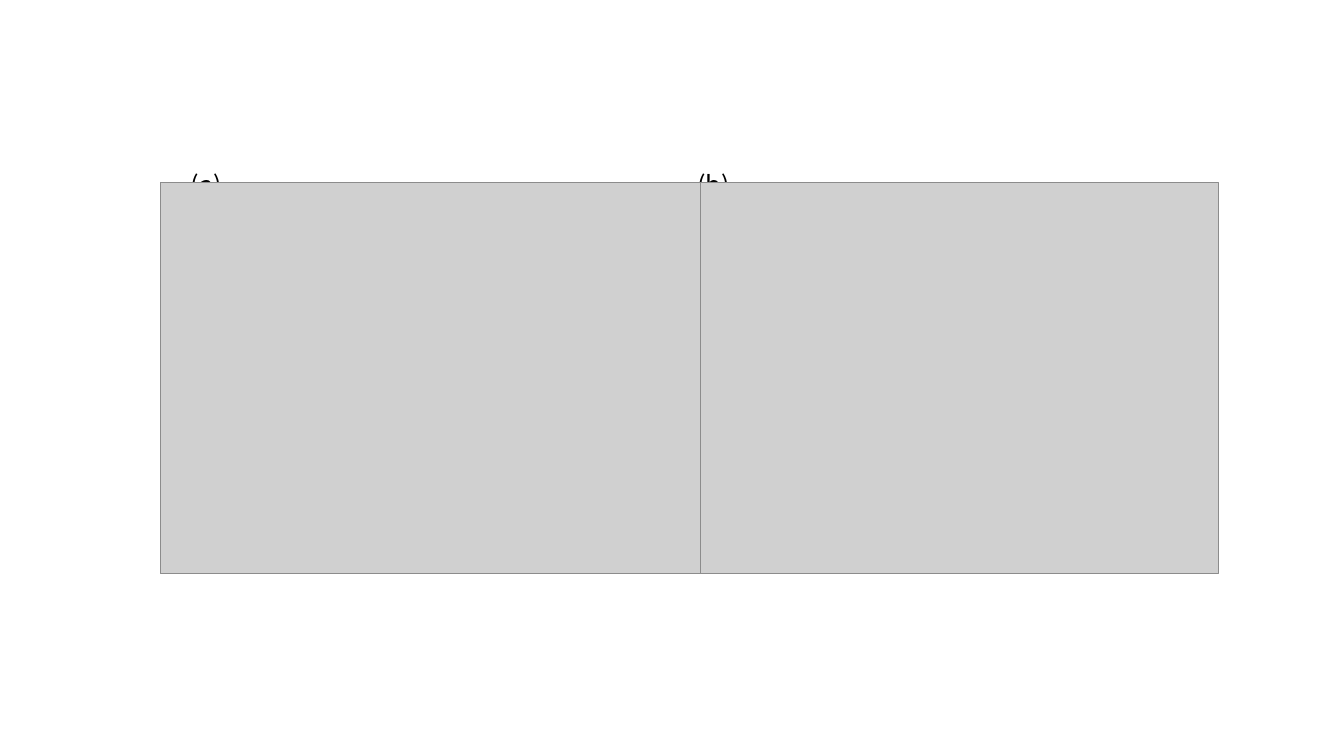
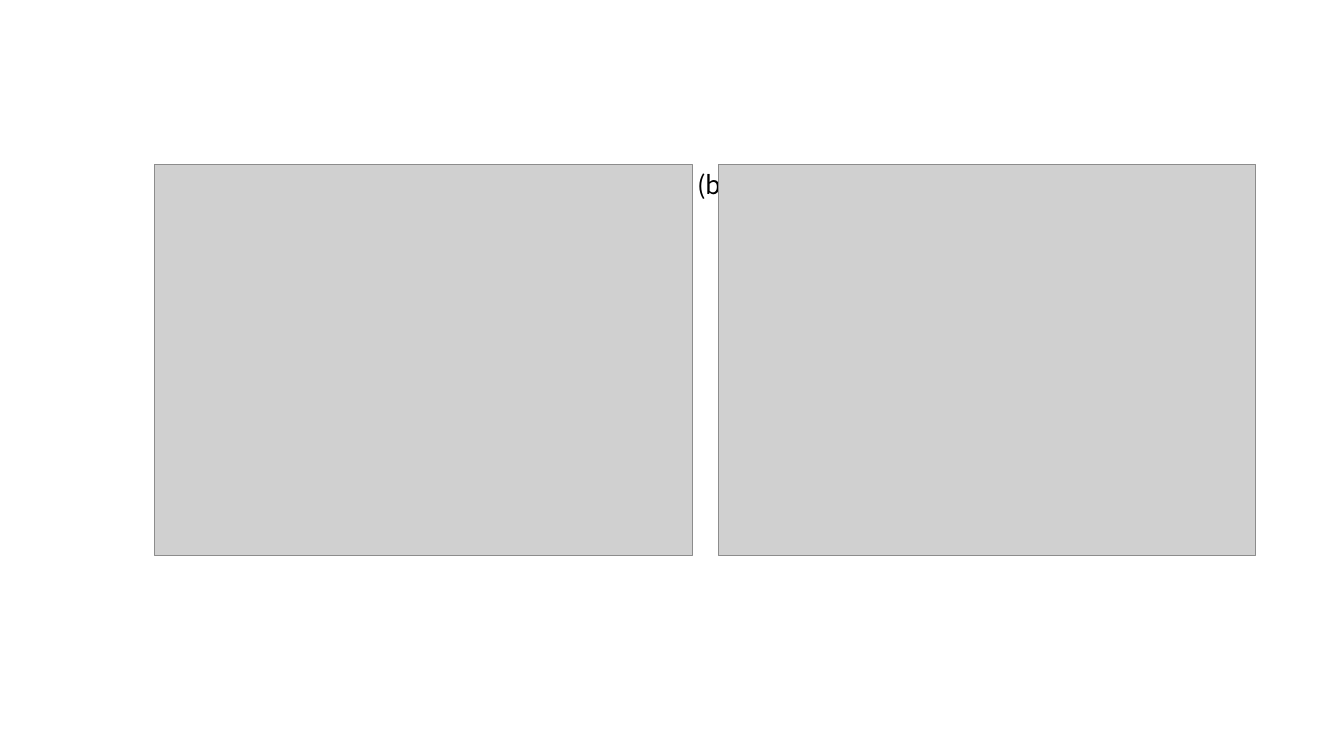
Before and after one commit to komatsubara/yakisaba, a slide deck: slide 1 of 修論/本文0105/figure/fig_3_1_10QW_broadcontact_Ith.pptx. Drawn at 1344x756 pixels with LibreOffice and Linux fonts; fonts in the diff are those of the drawing; grey boxes stand for pictures. Boxes give left, top, right and bottom in pixels: in the first picture for what was removed or moved away, otherwise in the second. Text is boxed around its words. In the diff, an @@ line names an element or a change of style, - is before the commit and + after.

```diff
--- a/修論/本文0105/figure/fig_3_1_10QW_broadcontact_Ith.pptx
+++ b/修論/本文0105/figure/fig_3_1_10QW_broadcontact_Ith.pptx
@@ picture moved from (x1=160, y1=182, x2=701, y2=574) to (x1=154, y1=164, x2=692, y2=556) @@
@@ text removed at (x1=191, y1=168, x2=222, y2=183) @@
-(a)
@@ picture moved from (x1=681, y1=182, x2=1218, y2=574) to (x1=719, y1=164, x2=1256, y2=556) @@
```
Also in this commit, not shown: 22 other files.
